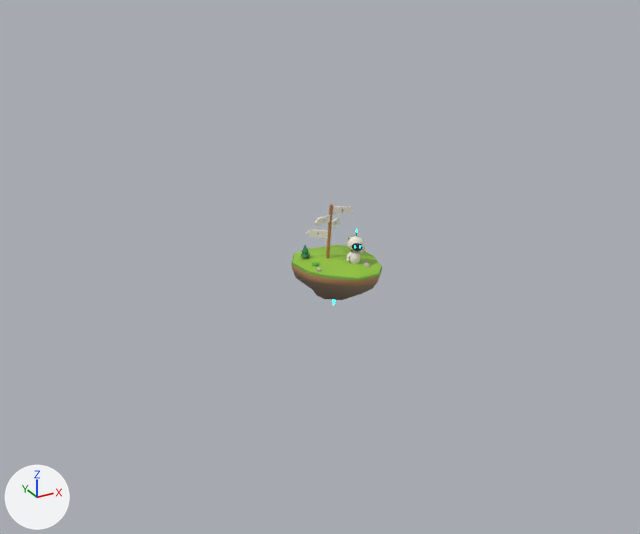
Renders of the glTF model docs/assets/pals/worlds/lost.glb from each side of a commit.
One viewpoint serves both versions: a 50 mm camera at (-1.275, -2.312, 1.44) aimed at (-0.048, -0.081, 0.324). The axes (+X, +Y, +Z) are drawn at lower left. The lights are the same throughout. The older version comes first.

The scene before the commit, as lines of its bpy script (objects in view):
```python
me_isle = bpy.data.meshes.new('isle')
me_isle.from_pydata(...)  # 416 vertices, 535 faces; spans x -0.84..0.84, y -0.83..0.83, z -1.0..1.0
# faces by material slot: [520, 15]
me_isle.materials.append(mat_solid)
me_isle.materials.append(mat_holo_cyan)
ob_agent_spin = bpy.data.objects.new('agent_spin', None)
ob_agent_spin.parent = ob_isle
ob_agent_spin.location = (0.09, -0.09, 0.00764)
ob_isle_001 = bpy.data.objects.new('isle.001', me_isle)
ob_isle_001.parent = ob_isle
ob_isle_001.location = (-0.00468, -0.0192, 0.0282)
ob_isle_001.scale = (0.387, 0.387, 0.387)
ob_marks = bpy.data.objects.new('marks', None)
ob_marks.parent = ob_isle
ob_marks.location = (0.0, 0.0, 0.534)
ob_marks.scale = (0.001, 0.001, 0.001)
ob_rings = bpy.data.objects.new('rings', None)
ob_rings.parent = ob_world_lost
ob_rings.location = (0.0, 0.0, 0.012)
ob_rings.scale = (0.001, 0.001, 0.001)
```
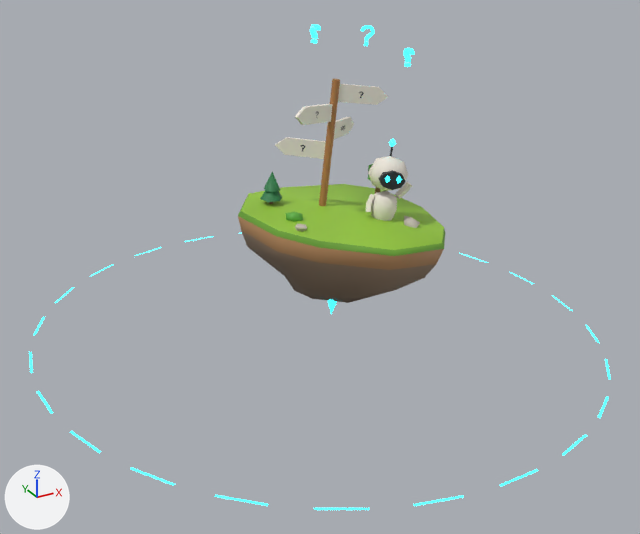
ob_rings is not drawn itself; it is the parent of ob_rings_001.
ob_agent_spin is not drawn itself; it is the parent of ob_agent.
ob_marks is not drawn itself; it is the parent of ob_marks_001.

Boxes [x1, y1, x2, y2] around the edits, measured in the pictures (640 x 534 px):
'isle.001', moved
    before: [291, 204, 382, 305]
    after: [238, 79, 445, 314]
'agent.001', moved
    before: [347, 229, 364, 264]
    after: [368, 139, 408, 221]
'rings.001', moved, rescaled (not visible before)
    after: [29, 236, 611, 510]
'marks.001', rescaled (not visible before)
    after: [310, 24, 415, 67]
'agent_arm_L.001', moved
    before: [359, 247, 366, 254]
    after: [395, 182, 412, 199]
'agent_arm_R', moved
    before: [346, 253, 350, 261]
    after: [366, 194, 375, 212]

What changed in the scene script:
```text
Change ob_agent_spin:
    ob_agent_spin.parent: ob_isle -> ob_island_main
Change ob_marks:
    ob_marks.scale: (0.001, 0.001, 0.001) -> (1.0, 1.0, 1.0)
Change ob_isle_001:
    ob_isle_001.parent: ob_isle -> ob_island_main
Change ob_rings:
    ob_rings.parent: ob_world_lost -> ob_holograms
    ob_rings.scale: (0.001, 0.001, 0.001) -> (1.0, 1.0, 1.0)
Add ob_island_main:
    ob_island_main = bpy.data.objects.new('island_main', None)
    ob_island_main.parent = ob_stage
    ob_island_main.location = (-0.827, 0.311, 0.42)
    ob_island_main.rotation_euler = (0.0, 0.0698, 0.0)  # degrees (0, 4, 0)
Add ob_stage:
    ob_stage = bpy.data.objects.new('stage', None)
    ob_stage.parent = ob_world_lost
    ob_stage.location = (0.887, -0.311, 0.0)
    ob_stage.rotation_euler = (0.0143, 0.0407, 0.00029)  # degrees (0.8, 2.3, 0)
Add ob_holograms:
    ob_holograms = bpy.data.objects.new('holograms', None)
    ob_holograms.parent = ob_stage
    ob_holograms.location = (-0.887, 0.311, 0.0)
```
